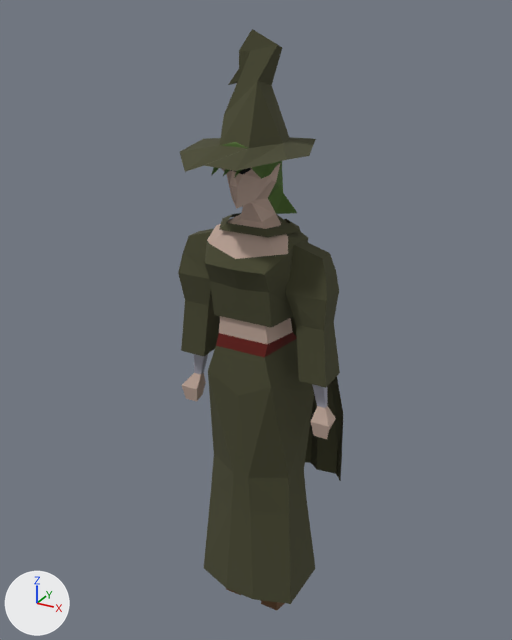
The glTF model public/models/dye-shops.gltf as it was, and as the next commit left it.
One viewpoint serves both versions: a 50 mm camera at (109.0, -197.0, 224.0) aimed at (-3.0, 6.0, 122.0). Arrows for +X, +Y and +Z are at lower left; the lights stay in place. The first picture is the older version. Vertices at exactly the same position are counted once.

The scene before the commit, as lines of its bpy script (objects in view):
```python
me_mesh_0 = bpy.data.meshes.new('Mesh_0')
me_mesh_0.from_pydata(...)  # 326 vertices, 598 faces; spans x -31.0..30.0, y -28.0..28.0, z -3.0..218.0
me_mesh_0.materials.append(mat_material_0)  # picture img_image_0
ob_mesh_0 = bpy.data.objects.new('Mesh_0', me_mesh_0)
ob_mesh_0.location = (0.0, 0.0, 0.0)
```
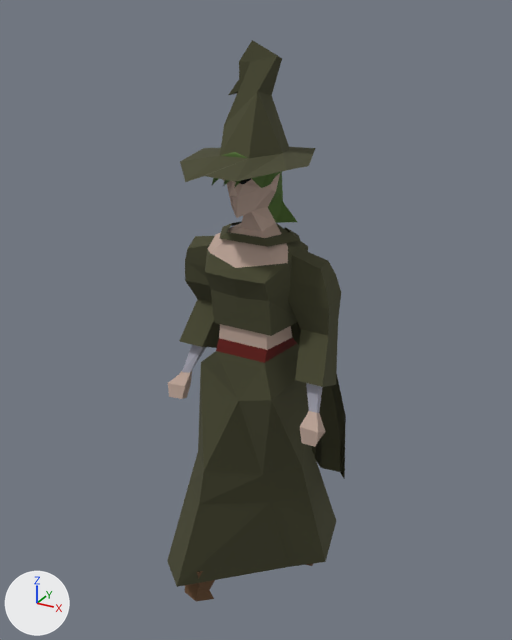
The newer file adds a shape key; the second version is drawn at full value of the shape key 'target_1' of 'Mesh_0', and the change is written as the vertex moves it makes.

Location of each change, [x1, y1, x2, y2] in pixels of the pictures (512 x 640 px; the box of a moved part takes in the faces that stretch with it):
'Mesh_0', reshaped (8% wider): before [178, 29, 343, 610]; after [167, 40, 346, 602]
part 1 of me_mesh_0, rebuilt (50% wider): before [204, 316, 316, 610]; after [167, 324, 336, 602]
part 2 of me_mesh_0, moved or reshaped: before [178, 29, 343, 481]; after [168, 40, 346, 479]

Diff of the bpy script that builds the scene:
```diff
--- a/public/models/dye-shops.gltf.py
+++ b/public/models/dye-shops.gltf.py
@@ me_mesh_0 @@
 # used by ob_mesh_0; location = (0.0, 0.0, 0.0)
-me_mesh_0.from_pydata(...)  # 326 vertices, 598 faces; spans x -31.0..30.0, y -28.0..28.0, z -3.0..218.0
+me_mesh_0.from_pydata(...)  # 331 vertices, 598 faces; spans x -34.0..30.0, y -38.0..38.0, z -3.0..215.0
+# me_mesh_0 part 1: the loose piece of 76 vertices spanning x -21.0..21.0, y -13.0..16.0, z -3.0..130.0 is rebuilt with 76 vertices and now spans x -34.0..23.0, y -24.0..38.0, z -3.0..128.0
+# me_mesh_0 part 2: 246 vertices removed from x -31.0..30.0, y -28.0..28.0, z 53.0..218.0; 251 vertices added at x -32.0..30.0, y -38.0..32.0, z 51.0..215.0
 me_mesh_0.materials.append(mat_material_0)
```
